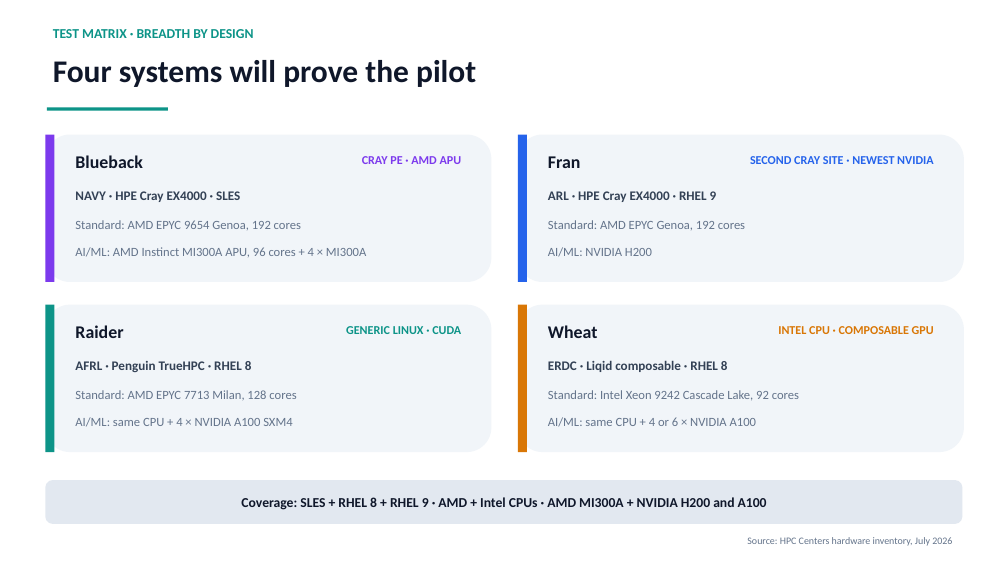
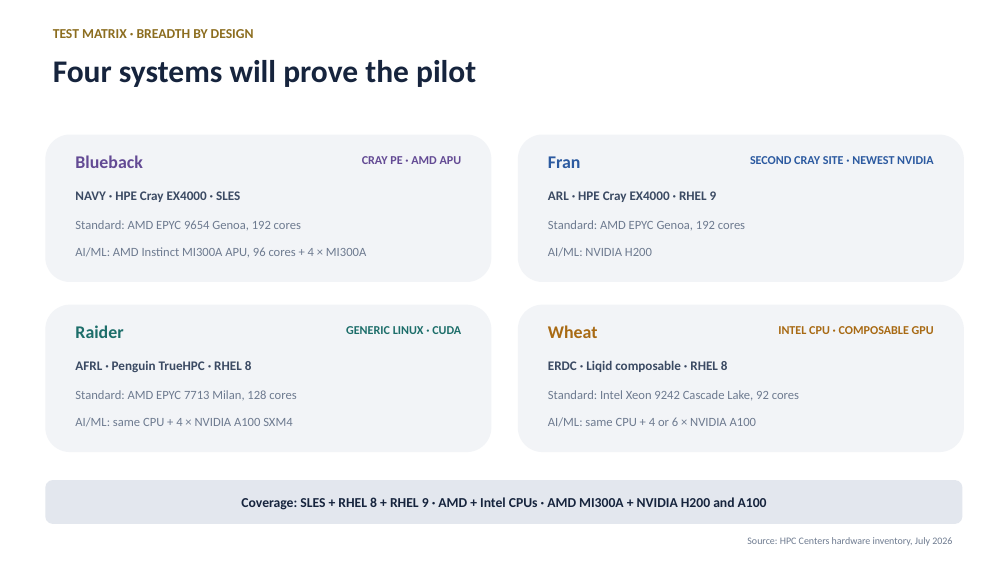
Before and after one commit to ray12514/stack-planning, a slide deck: slide 8 of presentations/cse_lanes_model.pptx. Drawn at 1008x567 pixels with LibreOffice and Linux fonts; fonts in the diff are those of the drawing. Boxes give left, top, right and bottom in pixels: in the first picture for what was removed or moved away, otherwise in the second. Text is boxed around its words. In the diff, an @@ line names an element or a change of style, - is before the commit and + after.

Commit message:
Deck: navy and gold palette, and drop the machine-design tells
The old palette was the Tailwind default color set verbatim, which is a
soft fingerprint of generated design, and the deck carried two stronger
ones: an accent rule under every title and coloured edge stripes on the
cards. The palette is now a hand-tuned navy and gold family in the HPCMP
direction, the title rule is gone, and the stripes are replaced by
colouring the card's own heading, which keeps the lane colour coding
without the stripe.

```diff
--- a/presentations/cse_lanes_model.pptx
+++ b/presentations/cse_lanes_model.pptx
@@ text "TEST MATRIX · BREADTH BY ..." at <box>53,29,254,38</box>: text colour #0D9488 to #8C6D1F @@
@@ text "Four systems will prove the ..." at <box>53,60,476,87</box>: text colour #0F172A to #16243D @@
@@ rectangle removed at <box>47,107,168,110</box> @@
@@ rectangle removed at <box>45,135,54,282</box> @@
@@ text "Blueback" at <box>75,155,142,168</box>: text colour #0F172A to #634A94 @@
@@ text "CRAY PE · AMD APU" at <box>362,156,462,164</box>: text colour #7C3AED to #634A94 @@
@@ rectangle removed at <box>518,135,527,282</box> @@
@@ text "Fran" at <box>548,156,581,168</box>: text colour #0F172A to #2C5AA0 @@
@@ text "SECOND CRAY SITE · NEWEST ..." at <box>750,156,933,164</box>: text colour #2563EB to #2C5AA0 @@
@@ rectangle removed at <box>45,305,54,452</box> @@
@@ text "Raider" at <box>75,325,123,338</box>: text colour #0F172A to #1D6E6A @@
@@ text "GENERIC LINUX · CUDA" at <box>346,326,461,334</box>: text colour #0D9488 to #1D6E6A @@
@@ fill #F1F5F9 to #F2F4F7 in 4 elements at <box>45,135,492,282</box>, <box>518,135,964,282</box>, <box>45,305,492,452</box>, <box>518,305,964,452</box> @@
@@ rectangle removed at <box>518,305,527,452</box> @@
@@ text "Wheat" at <box>548,325,598,338</box>: text colour #0F172A to #A86A14 @@
@@ text "INTEL CPU · COMPOSABLE GPU" at <box>778,326,934,334</box>: text colour #D97706 to #A86A14 @@
@@ rounded rectangle "Coverage: SLES + RHEL 8 ..." at <box>45,480,963,524</box>: text colour #0F172A to #16243D; fill #E2E8F0 to #E3E7EE @@
```
Also in this commit, not shown: 13 other slides changed, 1 other file.
